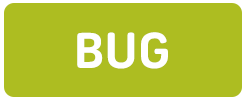
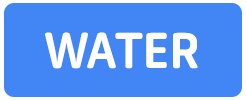
Comparing the layer stacks of the two 246 x 100 images. Changes:
showed group "Water" (2 layers) over left=4, top=3, right=242, bottom=97
hid group "Bug" (2 layers) over left=4, top=3, right=242, bottom=97
